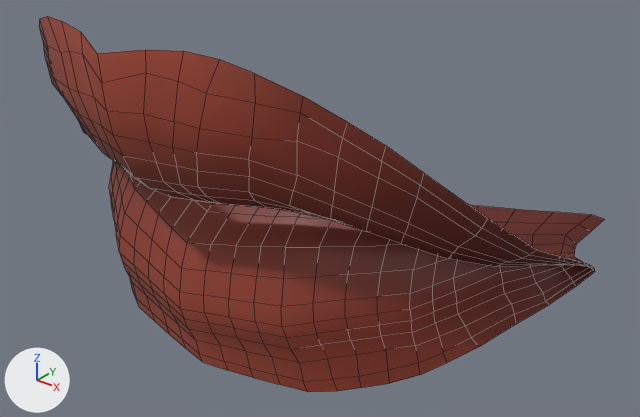
The FBX model Assets/AllAboutLips/_Models/Stencil/LipsStencil.fbx as it was, and as the next commit left it.
The view is the same before and after, from a 50 mm camera at (0.0305, -0.1011, 1.2846) aimed at (0.0036, -0.0674, 1.2637). Arrows for +X, +Y and +Z are at lower left; the lights stay in place. Mesh edges are drawn as thin lines. Where no turn or scale is listed for an object, it has been applied to the vertices. Vertices at the same position are counted once.

Objects in the first picture: 'LipsStencil'.
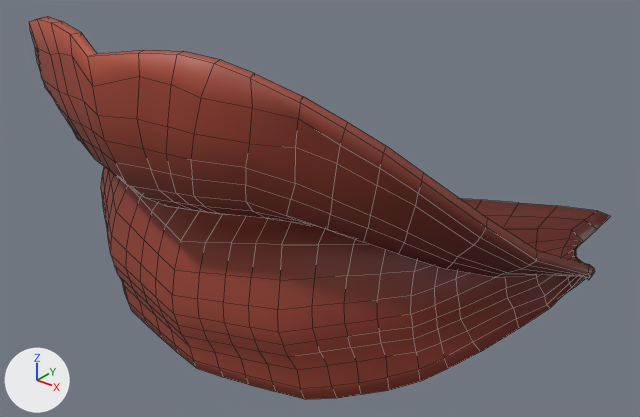
The change, as a list of edits to the scene's bpy script:
```text
Change me_outfit5_548:
    used by ob_lipsstencil; location = (0.0, 0.0, 0.0)
    remove me_outfit5_548.from_pydata(...)  # 544 vertices, 488 faces; spans x -0.0182..0.0181, y -0.0782..-0.0603, z 1.2554..1.2746
    add me_outfit5_548.from_pydata(...)  # 1106 vertices, 1120 faces; spans x -0.0182..0.0182, y -0.0787..-0.0603, z 1.2552..1.2746
    me_outfit5_548 part 1: 562 vertices added at x -0.0182..0.0182, y -0.0787..-0.0605, z 1.2552..1.2746
```

Changed parts and their boxes [x1, y1, x2, y2] in the pictures (640 x 417 px):
'LipsStencil', reshaped: before [39, 16, 605, 392]; after [29, 16, 611, 399]
part 1 of me_outfit5_548, added (red): after [29, 16, 611, 399]
